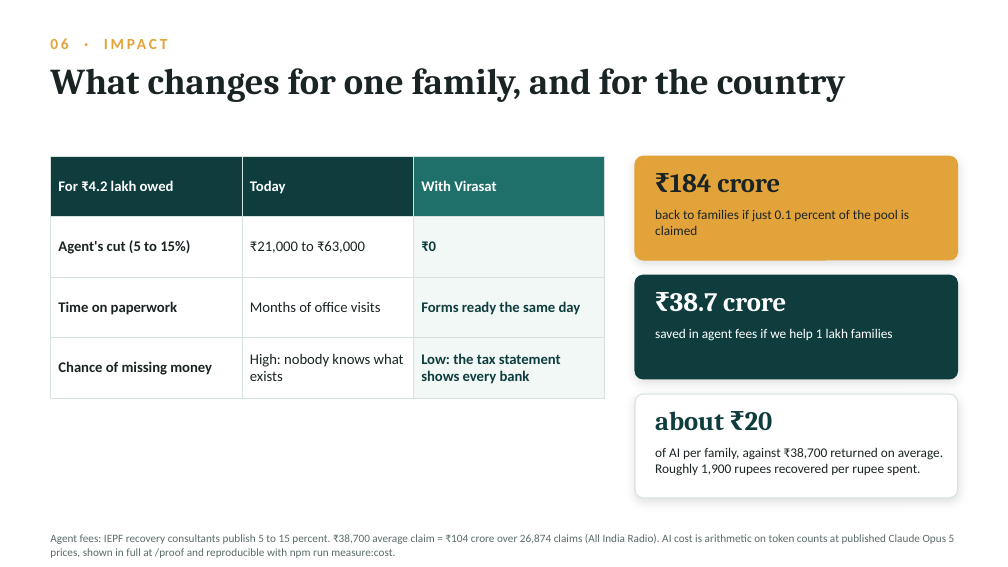
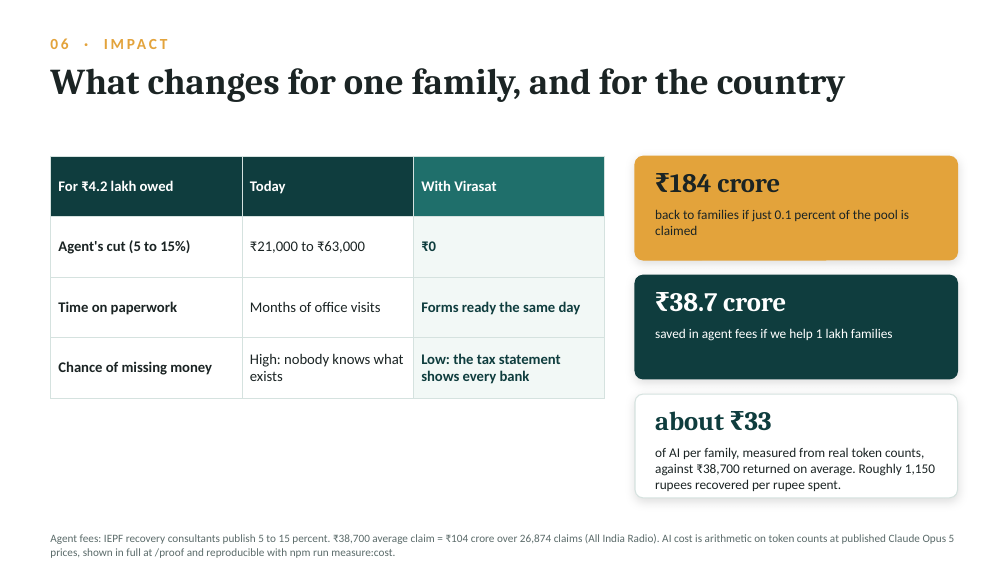
Before and after one commit to usv240/virasat, a slide deck: slide 9 of public/docs/Virasat-Team-USV-Deck.pptx. Drawn at 1008x567 pixels with LibreOffice and Linux fonts; fonts in the diff are those of the drawing. Boxes give left, top, right and bottom in pixels: in the first picture for what was removed or moved away, otherwise in the second. Text is boxed around its words. In the diff, an @@ line names an element or a change of style, - is before the commit and + after.

```diff
--- a/public/docs/Virasat-Team-USV-Deck.pptx
+++ b/public/docs/Virasat-Team-USV-Deck.pptx
@@ text at bbox=[655, 411, 772, 431]: text changed @@
-about ₹20
+about ₹33
@@ text at bbox=[655, 447, 935, 491]: text changed @@
-of AI per family, against ₹38,700 returned on average. Roughly 1,900 rupees recovered per rupee spent.
+of AI per family, measured from real token counts, against ₹38,700 returned on average. Roughly 1,150 rupees recovered per rupee spent.
```
Also in this commit, not shown: 3 other slides changed, 12 other files.
